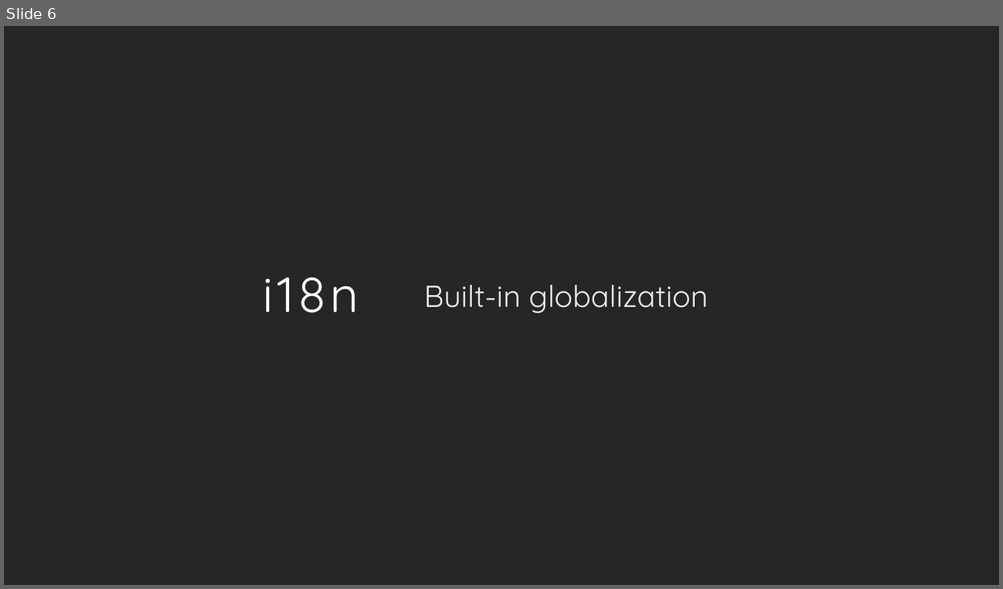
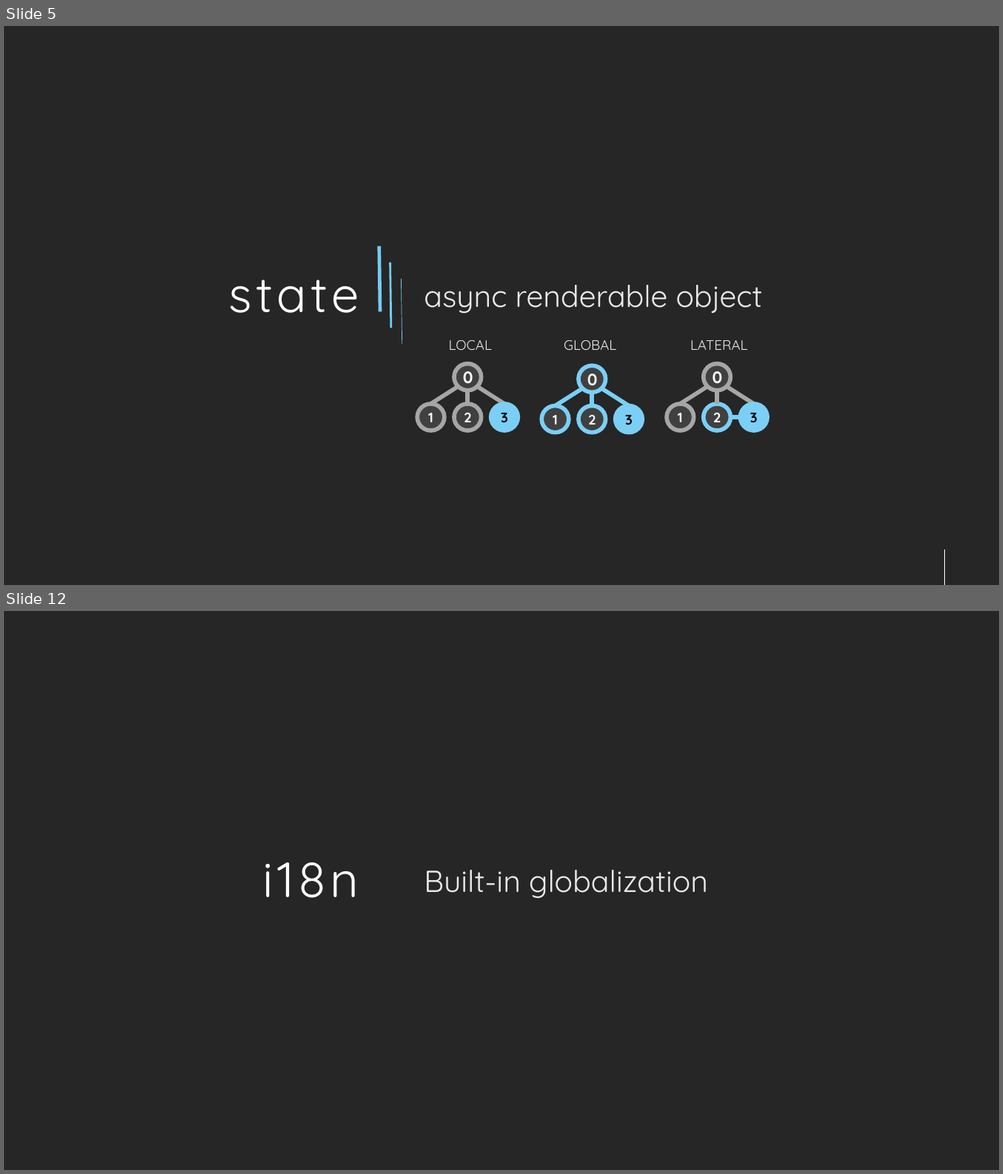
Before and after one commit to jsenaribeiro/jsenaribeiro.github.io, a slide deck: react-away/slides/tutorial.pptx. Shown one above the other, each under a label of ours: slide 6 before the commit, slides 5 and 12 after it; the slides between them are not shown. The pictures are 1003x589 and 1003x1174 pixels, drawn with LibreOffice and Linux fonts; fonts in the diff are those of the drawing; background and template pictures are left out. Boxes give left, top, right and bottom in pixels: in the first picture for what was removed or moved away, otherwise in the second. Text is boxed around its words. In the diff, an @@ line names an element or a change of style, - is before the commit and + after.

```diff
--- a/react-away/slides/tutorial.pptx
+++ b/react-away/slides/tutorial.pptx
@@ slide 5 added at (4, 26, 999, 585), background #262626 @@
@@ line added from (380, 312) to (379, 247), #75CCF3 5 pt @@
@@ line added from (391, 328) to (390, 263), #75CCF3 3 pt @@
@@ title added at (228, 280, 359, 313), 72 pt, text #FFFFFF @@
+state
@@ line added from (402, 344) to (401, 278), #75CCF3 0.75 pt @@
@@ text added at (424, 285, 762, 313), 44 pt, text #FFFFFF at 90% opacity @@
+async renderable object
@@ text added at (449, 340, 492, 350), 20 pt, text #FFFFFF at 90% opacity @@
+LOCAL
@@ text added at (563, 340, 616, 350), 20 pt, text #FFFFFF at 90% opacity @@
+GLOBAL
@@ text added at (690, 340, 748, 350), 20 pt, text #FFFFFF at 90% opacity @@
+LATERAL
@@ group added at (417, 363, 518, 431): 4 ellipses, 3 lines @@
+0
+1
+2
+3
@@ group added at (541, 366, 643, 433): 4 ellipses, 3 lines @@
+0
+1
+2
+3
@@ group added at (666, 363, 768, 431): 4 lines, 4 ellipses @@
+0
+1
+2
+3
@@ line added from (944, 550) to (944, 585), #FFFFFF 0.75 pt @@
@@ what was slide 6 is now slide 12 @@
```
Also in this commit, not shown: 13 slides changed, 11 other slides added, 17 slides removed, 45 other files.
